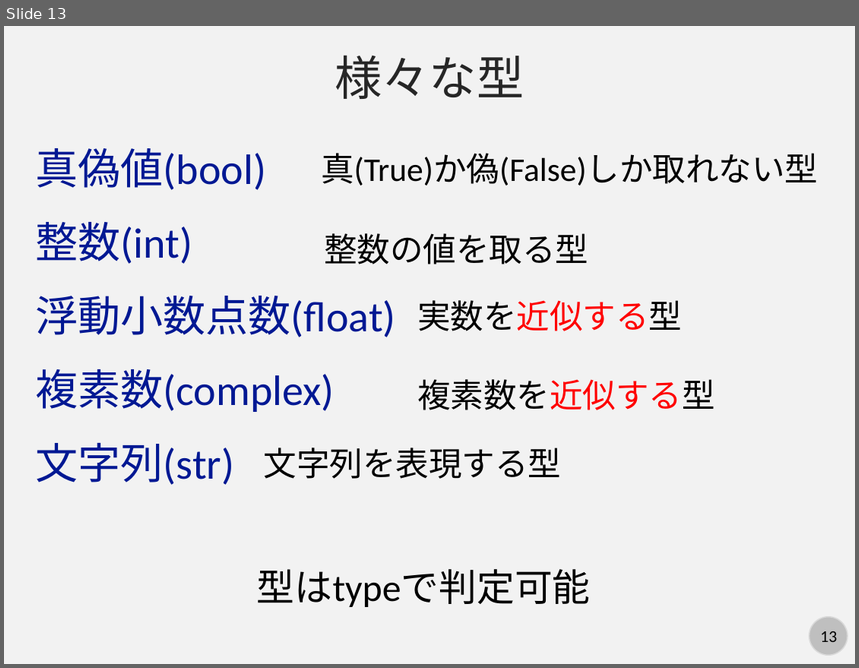
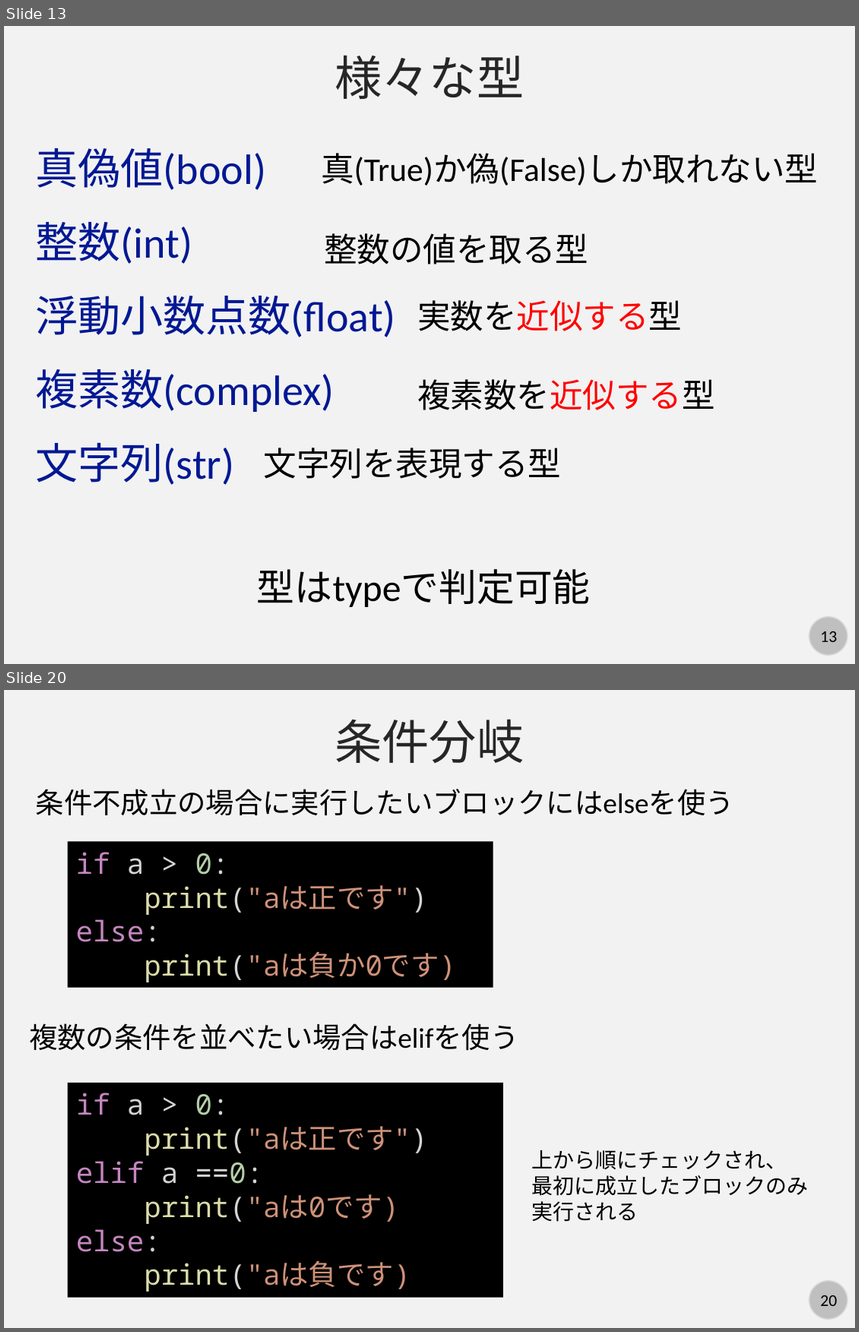
Before and after one commit to kaityo256/python_zero, a slide deck: basic/fig/slide.pptx. Shown one above the other, each under a label of ours: slide 13 before the commit, slides 13 and 20 after it; the slides between them are not shown. The pictures are 859x668 and 859x1332 pixels, drawn with LibreOffice and Linux fonts; fonts in the diff are those of the drawing. Boxes give left, top, right and bottom in pixels: in the first picture for what was removed or moved away, otherwise in the second. Text is boxed around its words. In the diff, an @@ line names an element or a change of style, - is before the commit and + after.

```diff
--- a/basic/fig/slide.pptx
+++ b/basic/fig/slide.pptx
@@ slide 20 added at [4,690,855,1328], background #F2F2F2; not listed: 2 template elements that a slide beside it also shows @@
@@ text added at [335,719,525,763], 40 pt, text #262626 @@
+条件分岐
@@ text added at [36,789,734,815], 24 pt, text #000000 @@
+条件不成立の場合に実行したいブロックにはelseを使う
@@ rectangle added at [68,841,493,988], fill #000000, 24 pt, text #CE9178 @@
+if a > 0:
+print("aは正です")
+else:
+print("aは負か0です)
@@ text added at [29,1024,519,1050], 24 pt, text #000000 @@
+複数の条件を並べたい場合はelifを使う
@@ rectangle added at [68,1083,503,1298], fill #000000, 24 pt, text #CE9178 @@
+if a > 0:
+print("aは正です")
+elif a ==0:
+print("aは0です)
+else:
+print("aは負です)
@@ text added at [531,1151,808,1222], 18 pt, text #000000 @@
+上から順にチェックされ、
+最初に成立したブロックのみ
+実行される
```
Also in this commit, not shown: 5 slides changed, 6 other slides added, 2 other files.
